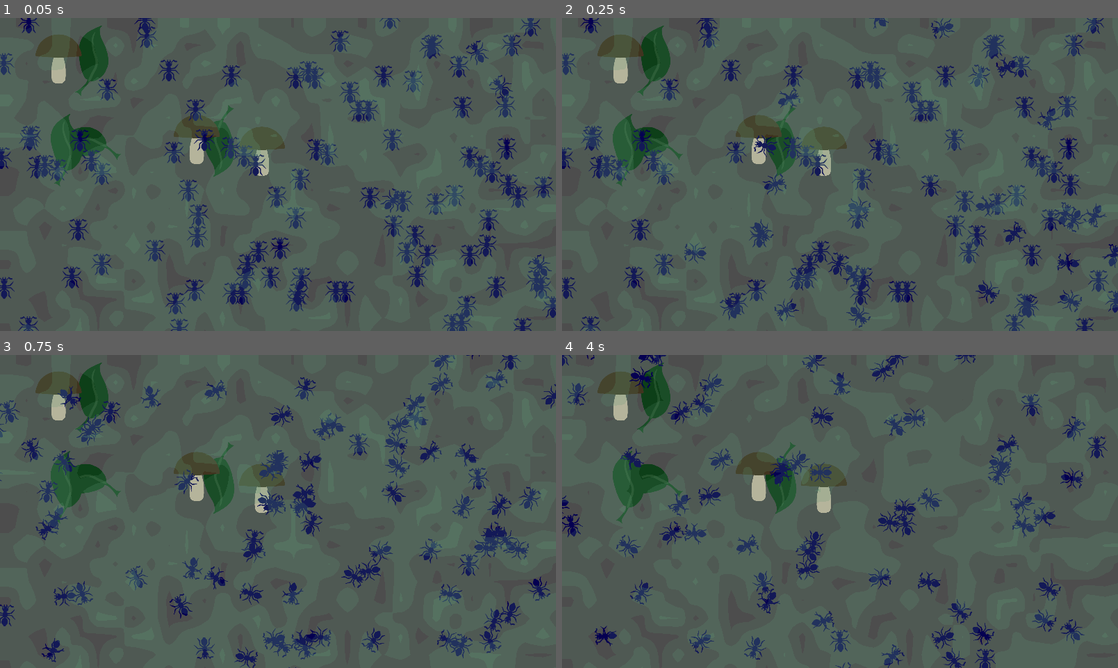
Above: before the commit, frames 1-4 (two rows, left to right).
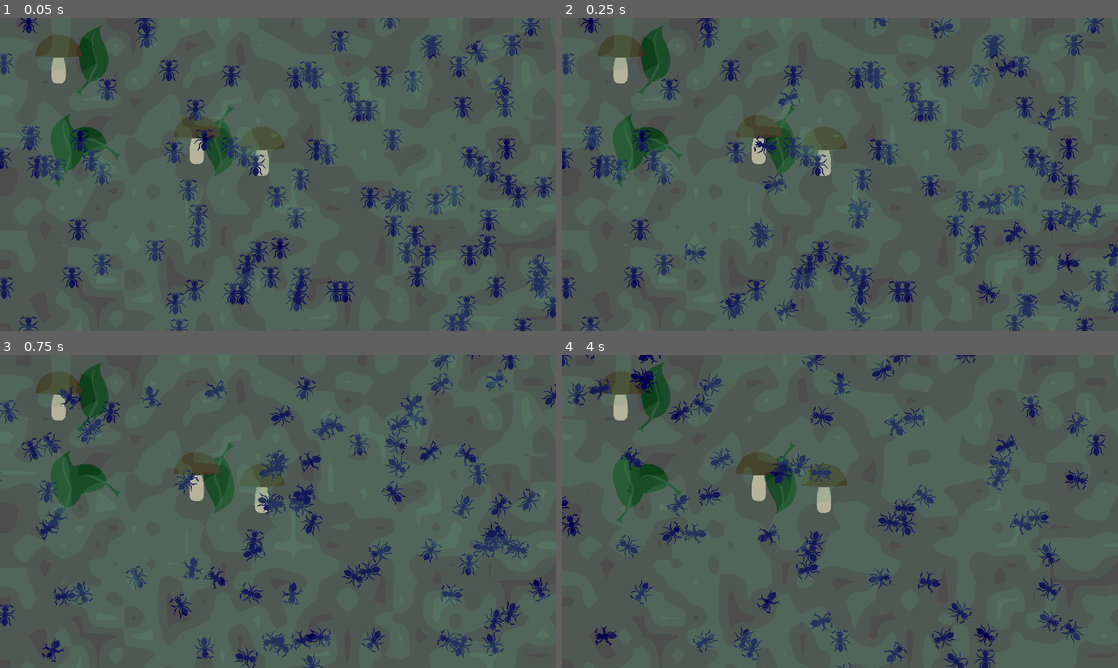
Above: after the commit, the same moments.

Repository: allemansratten/AntColonyTycoonDeluxe
Game: Godot game, scene res://game.tscn
Two runs of this game, one before a commit and one after it. Both use one fixed random seed, a clock stepped at 60 frames per second and the inputs below.
Inputs (mouse positions are in pixels of both pictures, inside the frame that each line leads up to):
- Up to frame 1 (0.05 s): no input
- Up to frame 2 (0.25 s): no input
- Up to frame 3 (0.75 s): move the mouse to (400, 495) at 0.52 s; click (400, 495) at 0.67 s
- Up to frame 4 (4 s): move the mouse to (728, 527) at 1.27 s; click (728, 527) at 1.42 s; move the mouse to (895, 442) at 2.02 s; click (895, 442) at 2.17 s; move the mouse to (812, 574) at 2.77 s; click (812, 574) at 2.92 s; move the mouse to (1006, 558) at 3.52 s; click (1006, 558) at 3.67 s

Frame 1 is identical in both runs. In frame 2, less than 0.1% of the frame differs, in the area x 74-79%, y 56-64%; in frame 3, 1.3%; in frame 4, 2.8%, in the area x 0-99%, y 0-100%.

Commit message:
Ants detect what item variant they pick up

Diff:
--- a/ant.gd
+++ b/ant.gd
@@ -1,5 +1,6 @@
 extends CharacterBody2D
 
+const ItemVariant = preload("res://item_variants.gd").ItemVariant
 enum AntType { HARVESTER, BUILDER, WARRIOR, FARMER, EXPLORER }
 
 @export var ant_type: AntType = AntType.HARVESTER
@@ -9,8 +10,14 @@
 @export var max_move_distance: float = 300.0
 @export var min_wait_time: float = 0.3
 @export var max_wait_time: float = 0.6
+
+@export var inventory_num_items_carried: int = 0
+@export var inventory_max_items: int = 1
+@export var inventory_item_variant: ItemVariant
+
 @onready var _animated_sprite = $AnimatedSprite2D
 
+var carried_item_sprite: Sprite2D
 var target_position: Vector2
 var is_moving: bool = false
 var rotation_speed: float = 15.0  # Speed of rotation towards target
@@ -18,6 +25,9 @@
 func _ready():
 	randomize()
 	set_ant_type_properties(ant_type)
+
+	carried_item_sprite = Sprite2D.new()
+	carried_item_sprite.position = Vector2(0, -20)
 
 	# Start after a random delay to desync them at the beginning
 	await get_tree().create_timer(randf_range(0.0, max_wait_time)).timeout
@@ -91,3 +101,18 @@
 	var wait_time = randf_range(min_wait_time, max_wait_time)
 	await get_tree().create_timer(wait_time).timeout
 	start_new_movement()
+
+
+func maybe_pickup_item(picked_item_variant: ItemVariant, picked_item_texture: Texture) -> bool:
+	# If the ant is carrying an item, it can only pick up the same type
+	if inventory_item_variant != null && inventory_item_variant != picked_item_variant:
+		return false
+	# If the ant is not carrying an item, it can pick up any type
+	if inventory_num_items_carried >= inventory_max_items:
+		return false
+
+	inventory_num_items_carried += 1
+	carried_item_sprite.texture = picked_item_texture
+	inventory_item_variant = picked_item_variant
+	print("Picking up item variant: ", picked_item_variant)
+	return true
--- a/ant.tscn
+++ b/ant.tscn
@@ -29,6 +29,8 @@
 radius = 3.16228
 
 [node name="Ant" type="CharacterBody2D"]
+position = Vector2(0, 2)
+collision_mask = 6
 motion_mode = 1
 script = ExtResource("1_jww2m")
 metadata/_edit_group_ = true
@@ -38,5 +40,4 @@
 animation = &"harvester"
 
 [node name="CollisionShape2D" type="CollisionShape2D" parent="."]
-visible = false
 shape = SubResource("CircleShape2D_3jwfc")
--- /dev/null
+++ b/item_variants.gd
@@ -0,0 +1,4 @@
+enum ItemVariant {
+    LEAF,
+    MUSHROOM,
+}
--- a/scene_item.gd
+++ b/scene_item.gd
@@ -1,20 +1,27 @@
 extends Node2D
 
+const ItemVariant = preload("res://item_variants.gd").ItemVariant
+
+## The number of resources remaining in the item
+@export var resources_remaining: int
+
 var sprite_node: Sprite2D = null
+var item_variant: ItemVariant
 
 func _ready():
 	sprite_node = get_node("Sprite2D")
 	hide() # Hide initially until variant is set
 
 # Function to set the item type
-func set_variant(item_type: String):
-	match item_type:
-		"leaf":
+func set_variant(variant_to_use: ItemVariant):
+	item_variant = variant_to_use
+	match variant_to_use:
+		ItemVariant.LEAF:
 			set_as_leaf()
-		"mushroom":
+		ItemVariant.MUSHROOM:
 			set_as_mushroom()
 		_:
-			print("Unknown variant:", item_type)
+			print("Unknown variant:", variant_to_use)
 	show() # Show the node after setting the variant
 
 
@@ -23,8 +30,18 @@
 	sprite_node.texture = load("res://resources/sprites/leaf.png")
 	sprite_node.scale = Vector2(0.5, 0.5) # Scale down the leaf
 	sprite_node.rotate(randf_range(-45, 45)) # Random rotation
+	resources_remaining = 3
 
 # Define how to visually set up the Berry
 func set_as_mushroom():
 	sprite_node.texture = load("res://resources/sprites/mushroom.png")
 	sprite_node.scale = Vector2(0.5, 0.5) # Scale down the leaf
+	resources_remaining = 5
+
+# Collision detection function
+func _on_area_2d_body_entered(ant_body: Node2D) -> void:
+	var picked_up_item = ant_body.maybe_pickup_item(item_variant, sprite_node.texture)
+	if picked_up_item:
+		resources_remaining -= 1
+	if resources_remaining <= 0:
+		queue_free() # Remove the item from the scene
--- a/scene_item.tscn
+++ b/scene_item.tscn
@@ -1,8 +1,19 @@
-[gd_scene load_steps=2 format=3 uid="uid://e2oax3upl8mj"]
+[gd_scene load_steps=3 format=3 uid="uid://e2oax3upl8mj"]
 
 [ext_resource type="Script" path="res://scene_item.gd" id="1_psmy6"]
+
+[sub_resource type="CircleShape2D" id="CircleShape2D_reoor"]
+radius = 10.198
 
 [node name="SceneItem" type="Node2D"]
 script = ExtResource("1_psmy6")
 
 [node name="Sprite2D" type="Sprite2D" parent="."]
+
+[node name="Area2D" type="Area2D" parent="."]
+collision_layer = 2
+
+[node name="CollisionShape2D" type="CollisionShape2D" parent="Area2D"]
+shape = SubResource("CircleShape2D_reoor")
+
+[connection signal="body_entered" from="Area2D" to="." method="_on_area_2d_body_entered"]
--- a/scene_item_manager.gd
+++ b/scene_item_manager.gd
@@ -1,4 +1,6 @@
 extends Node
+
+const ItemVariant = preload("res://item_variants.gd").ItemVariant
 
 var scene_item: PackedScene
 
@@ -11,21 +13,21 @@
 
 func _ready():
 	randomize()
-	spawn_item("leaf", get_random_position())
-	spawn_item("leaf", get_random_position())
-	spawn_item("leaf", get_random_position())
-	spawn_item("leaf", get_random_position())
-	spawn_item("mushroom", get_random_position())
-	spawn_item("mushroom", get_random_position())
-	spawn_item("mushroom", get_random_position())
+	spawn_item(ItemVariant.LEAF, get_random_position())
+	spawn_item(ItemVariant.LEAF, get_random_position())
+	spawn_item(ItemVariant.LEAF, get_random_position())
+	spawn_item(ItemVariant.LEAF, get_random_position())
+	spawn_item(ItemVariant.MUSHROOM, get_random_position())
+	spawn_item(ItemVariant.MUSHROOM, get_random_position())
+	spawn_item(ItemVariant.MUSHROOM, get_random_position())
 
 
-# Function to spawn an item (Leaf or Berry)
-func spawn_item(item_type: String, position: Vector2):
+# Function to spawn an item at a given position
+func spawn_item(variant: ItemVariant, position: Vector2):
 	scene_item = load("res://scene_item.tscn")
 
 	var new_item = scene_item.instantiate()
 	new_item.position = position
-	# Add the item to the scene so the variants can be initialised
+	# Add the item to the scene first so the variants can be initialised
 	add_child(new_item)
-	new_item.set_variant(item_type)
+	new_item.set_variant(variant)
Not shown: 1 places in ant.tscn that only renumber resources
